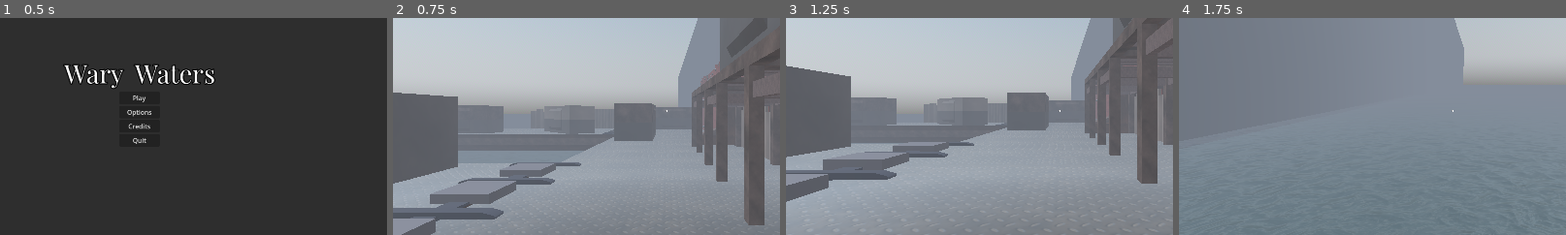
Above: before the commit, frames 1-4 (left to right).
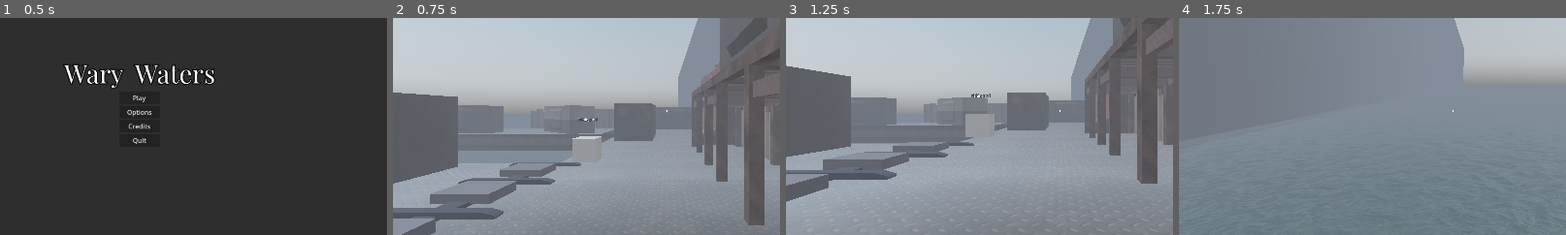
Above: after the commit, the same moments.

Repository: Nazsgull/FPS_Godot
Game: Godot game, scene res://scenes/UI/main_menu.tscn
Two runs of this game, one before a commit and one after it. Both use one fixed random seed, a clock stepped at 60 frames per second and the inputs below.
Inputs (mouse positions are % of the whole screen's width and height, from its top left):
- Up to frame 1 (0.5 s): no input
- Up to frame 2 (0.75 s): click "Play" at 0.5 s
- Up to frame 3 (1.25 s): no input
- Up to frame 4 (1.75 s): tap Enter (ui_accept) at 1.25, 1.52 s; move the mouse to (55, 50) at 1.27 s; hold W (forward) from 1.28 s (still down); tap E (interact) at 1.35 s; click (55, 50) at 1.55 s
The pictures show only the part of the screen within x 15-65%, y 29-78%; the shares and areas given below are measured in that part.

Frame 1 is identical in both runs. In frame 2, 0.5% of the frame differs, in the area x 46-54%, y 45-66%; in frame 3, 0.7%, in the area x 46-54%, y 34-55%; in frame 4, nothing differs.

Commit message:
Más caña

Diff:
--- /dev/null
+++ b/assets/materials/carrete.tres
@@ -0,0 +1,5 @@
+[gd_resource type="StandardMaterial3D" format=3 uid="uid://c3rtur3liyr8i"]
+
+[resource]
+albedo_color = Color(0.442911, 0.442911, 0.442911, 1)
+roughness = 0.4
--- a/scenes/maps/WaryWaters_WallMap.tscn
+++ b/scenes/maps/WaryWaters_WallMap.tscn
@@ -49,6 +49,9 @@
 volumetric_fog_length = 175.0
 volumetric_fog_ambient_inject = 2.0
 
+[sub_resource type="BoxShape3D" id="BoxShape3D_8yaxl"]
+size = Vector3(26.4, 1, 35.5)
+
 [node name="WaryWatersWallMap" type="Node3D"]
 script = ExtResource("1_yaoay")
 
@@ -82,19 +85,27 @@
 [node name="Button_fancy" parent="." instance=ExtResource("5_jhipa")]
 transform = Transform3D(0.241718, -0.43769, 0, 0.43769, 0.241718, 0, 0, 0, 0.5, -67.5166, 8.87538, 18.5)
 
-[node name="Fish_bank" parent="." instance=ExtResource("6_w2flc")]
+[node name="Fish_deposit" parent="." instance=ExtResource("6_w2flc")]
 transform = Transform3D(-4.37114e-08, 0, -1, 0, 1, 0, 1, 0, -4.37114e-08, -68, 9, 17.5)
 
 [node name="GestorTiempo" parent="." instance=ExtResource("7_vtp0w")]
 
 [node name="fishing_rod_pickup" parent="." instance=ExtResource("8_h7lfs")]
-transform = Transform3D(1, 0, 0, 0, 1, 0, 0, 0, 1, -71, 6, 13)
+transform = Transform3D(1, 0, 0, 0, 1, 0, 0, 0, 1, -42.7, 6, 13)
 scene = "res://scenes/objects/wary_waters/fishing_rod_equippable.tscn"
 
 [node name="neriglissar" parent="." instance=ExtResource("9_yqr1e")]
 transform = Transform3D(-4.37114e-08, 0, -1, 0, 1, 0, 1, 0, -4.37114e-08, -33.6, 7, -6.99374e-08)
 
+[node name="Area3D" type="Area3D" parent="neriglissar"]
+collision_layer = 0
+collision_mask = 2048
+
+[node name="CollisionShape3D" type="CollisionShape3D" parent="neriglissar/Area3D"]
+transform = Transform3D(1, 0, 0, 0, 1, 0, 0, 0, 1, 0.300002, -3, 28.25)
+shape = SubResource("BoxShape3D_8yaxl")
+
 [connection signal="interacted" from="Button_fancy" to="Piston" method="_on_button_fancy_interacted"]
-[connection signal="interacted" from="Button_fancy" to="Fish_bank" method="donate_1fish"]
-[connection signal="in_debt_s" from="Fish_bank" to="." method="_on_fish_bank_in_debt_s"]
+[connection signal="interacted" from="Button_fancy" to="Fish_deposit" method="donate_1fish"]
+[connection signal="in_debt_s" from="Fish_deposit" to="." method="_on_fish_bank_in_debt_s"]
 [connection signal="ha_pasado_un_dia" from="GestorTiempo" to="." method="_on_gestor_tiempo_ha_pasado_un_dia"]
--- a/scenes/objects/fishing_rod.tscn
+++ b/scenes/objects/fishing_rod.tscn
@@ -1,7 +1,8 @@
-[gd_scene load_steps=7 format=3 uid="uid://b6lradejrrjqw"]
+[gd_scene load_steps=13 format=3 uid="uid://b6lradejrrjqw"]
 
 [ext_resource type="Script" path="res://scripts/fishing_rod.gd" id="1_v2u0n"]
 [ext_resource type="PackedScene" uid="uid://cxh5b4qwy60ub" path="res://scenes/parts/caña_ww_1.tscn" id="2_fdjqs"]
+[ext_resource type="Material" uid="uid://c3rtur3liyr8i" path="res://assets/materials/carrete.tres" id="3_rpjbp"]
 
 [sub_resource type="Animation" id="Animation_xw21h"]
 length = 0.001
@@ -28,6 +29,18 @@
 "transitions": PackedFloat32Array(1),
 "update": 0,
 "values": [Vector3(0, -0.00872665, 0)]
+}
+tracks/2/type = "value"
+tracks/2/imported = false
+tracks/2/enabled = true
+tracks/2/path = NodePath("Node3D/caña_ww_1/Node3D3:rotation")
+tracks/2/interp = 1
+tracks/2/loop_wrap = true
+tracks/2/keys = {
+"times": PackedFloat32Array(0),
+"transitions": PackedFloat32Array(1),
+"update": 0,
+"values": [Vector3(0, 0, -0.227591)]
 }
 
 [sub_resource type="Animation" id="Animation_p53hm"]
@@ -82,15 +95,109 @@
 "swing": SubResource("Animation_xhc1o")
 }
 
+[sub_resource type="Animation" id="Animation_gmj2o"]
+resource_name = "carrete"
+loop_mode = 2
+tracks/0/type = "value"
+tracks/0/imported = false
+tracks/0/enabled = true
+tracks/0/path = NodePath("Node3D/caña_ww_1/Node3D3:rotation")
+tracks/0/interp = 1
+tracks/0/loop_wrap = true
+tracks/0/keys = {
+"times": PackedFloat32Array(0, 1),
+"transitions": PackedFloat32Array(1, 1),
+"update": 0,
+"values": [Vector3(0, 0, -0.227591), Vector3(0, 0, 0.226893)]
+}
+
+[sub_resource type="Animation" id="Animation_p5wuh"]
+length = 0.001
+tracks/0/type = "value"
+tracks/0/imported = false
+tracks/0/enabled = true
+tracks/0/path = NodePath("Node3D/caña_ww_1/Node3D3:rotation")
+tracks/0/interp = 1
+tracks/0/loop_wrap = true
+tracks/0/keys = {
+"times": PackedFloat32Array(0),
+"transitions": PackedFloat32Array(1),
+"update": 0,
+"values": [Vector3(0, 0, 0.226893)]
+}
+
+[sub_resource type="AnimationLibrary" id="AnimationLibrary_xh1lb"]
+_data = {
+"RESET": SubResource("Animation_p5wuh"),
+"carrete": SubResource("Animation_gmj2o")
+}
+
+[sub_resource type="CylinderMesh" id="CylinderMesh_3xfok"]
+material = ExtResource("3_rpjbp")
+top_radius = 0.003
+bottom_radius = 0.003
+height = 0.49
+
+[sub_resource type="CylinderMesh" id="CylinderMesh_7yd2q"]
+material = ExtResource("3_rpjbp")
+top_radius = 0.003
+bottom_radius = 0.003
+height = 0.4
+radial_segments = 8
+rings = 2
+
 [node name="FishingRod" type="Node3D"]
 script = ExtResource("1_v2u0n")
 
-[node name="anim_player" type="AnimationPlayer" parent="."]
+[node name="anim_player_cana" type="AnimationPlayer" parent="."]
 libraries = {
 "": SubResource("AnimationLibrary_7dlkv")
 }
 
+[node name="anim_player_carrete" type="AnimationPlayer" parent="."]
+libraries = {
+"": SubResource("AnimationLibrary_xh1lb")
+}
+
+[node name="Timer" type="Timer" parent="."]
+wait_time = 4.5
+
 [node name="Node3D" type="Node3D" parent="."]
 
 [node name="caña_ww_1" parent="Node3D" instance=ExtResource("2_fdjqs")]
 transform = Transform3D(0.0499981, 0, -0.000436327, 0, 0.05, 0, 0.000436327, 0, 0.0499981, 0, 0, 0)
+
+[node name="MeshInstance3D2" type="MeshInstance3D" parent="Node3D/caña_ww_1"]
+transform = Transform3D(19.9992, -0.00457173, 0.174471, -5.58794e-09, 19.9931, 0.523889, -0.174531, -0.52387, 19.9923, -0.00773989, 36.8221, -1.56897)
+mesh = SubResource("CylinderMesh_3xfok")
+skeleton = NodePath("../Node3D4")
+
+[node name="MeshInstance3D3" type="MeshInstance3D" parent="Node3D/caña_ww_1"]
+transform = Transform3D(19.9992, -0.00457173, 0.174471, -3.72529e-09, 19.9931, 0.523889, -0.174531, -0.52387, 19.9923, -0.00963958, 45.1299, -1.78666)
+mesh = SubResource("CylinderMesh_3xfok")
+skeleton = NodePath("../Node3D4")
+
+[node name="MeshInstance3D4" type="MeshInstance3D" parent="Node3D/caña_ww_1"]
+transform = Transform3D(19.9992, -0.00946883, 0.174274, -1.49012e-08, 19.9705, 1.08506, -0.17453, -1.08502, 19.9697, -0.0139996, 54.8326, -2.21601)
+mesh = SubResource("CylinderMesh_3xfok")
+skeleton = NodePath("../Node3D4")
+
+[node name="Node3D4" type="Node3D" parent="Node3D/caña_ww_1"]
+transform = Transform3D(19.9992, 0, 0.174531, 0, 20, 0, -0.174531, 0, 19.9992, -0.0128896, 27.2351, -1.42734)
+
+[node name="MeshInstance3D" type="MeshInstance3D" parent="Node3D/caña_ww_1/Node3D4"]
+transform = Transform3D(1, 0, 0, 0, 1, 0, 0, 0, 1, 0, 0, 0)
+mesh = SubResource("CylinderMesh_3xfok")
+
+[node name="Node3D3" type="Node3D" parent="Node3D/caña_ww_1"]
+transform = Transform3D(19.4874, -4.49902, 0, 4.49902, 19.4874, 0, 0, 0, 20, -0.0110759, 22.4017, -1.49252)
+
+[node name="MeshInstance3D" type="MeshInstance3D" parent="Node3D/caña_ww_1/Node3D3"]
+transform = Transform3D(1, 1.49012e-08, 0, 0, 0.972926, -0.23112, 0, 0.23112, 0.972925, 0, -0.192495, -0.0446229)
+mesh = SubResource("CylinderMesh_7yd2q")
+skeleton = NodePath("../../../..")
+
+[node name="Marker3D" type="Marker3D" parent="."]
+transform = Transform3D(1, 0, 0, 0, 1, 0, 0, 0, 1, 0, 5.06536, 0.48969)
+
+[connection signal="timeout" from="Timer" to="." method="_on_timer_timeout"]
--- /dev/null
+++ b/scenes/objects/wary_waters/cebo.tscn
@@ -0,0 +1,42 @@
+[gd_scene load_steps=7 format=3 uid="uid://cv8hxcny6co73"]
+
+[ext_resource type="Material" uid="uid://b6dmndnuvfqv2" path="res://assets/materials/red_glowy.tres" id="1_xnspw"]
+
+[sub_resource type="PhysicsMaterial" id="PhysicsMaterial_mk7fq"]
+rough = true
+
+[sub_resource type="SphereMesh" id="SphereMesh_uvnh6"]
+radius = 0.05
+height = 0.2
+
+[sub_resource type="CylinderMesh" id="CylinderMesh_8kp2g"]
+material = ExtResource("1_xnspw")
+top_radius = 0.05
+bottom_radius = 0.05
+height = 0.02
+
+[sub_resource type="BoxMesh" id="BoxMesh_4xf48"]
+size = Vector3(0.02, 0.03, 0.01)
+
+[sub_resource type="BoxShape3D" id="BoxShape3D_esu84"]
+size = Vector3(0.1, 0.2, 0.1)
+
+[node name="RB_Cebo" type="RigidBody3D"]
+physics_material_override = SubResource("PhysicsMaterial_mk7fq")
+center_of_mass_mode = 1
+center_of_mass = Vector3(0, -0.95, 0)
+continuous_cd = true
+
+[node name="MeshInstance3D" type="MeshInstance3D" parent="."]
+mesh = SubResource("SphereMesh_uvnh6")
+
+[node name="MeshInstance3D2" type="MeshInstance3D" parent="."]
+transform = Transform3D(1, 0, 0, 0, 1, 0, 0, 0, 1, 0, -0.02, 0)
+mesh = SubResource("CylinderMesh_8kp2g")
+
+[node name="MeshInstance3D3" type="MeshInstance3D" parent="."]
+transform = Transform3D(1, 0, 0, 0, 1, 0, 0, 0, 1, 0, 0.107123, 0)
+mesh = SubResource("BoxMesh_4xf48")
+
+[node name="CollisionShape3D" type="CollisionShape3D" parent="."]
+shape = SubResource("BoxShape3D_esu84")
--- a/scenes/objects/wary_waters/fishing_rod_pickup.tscn
+++ b/scenes/objects/wary_waters/fishing_rod_pickup.tscn
@@ -1,7 +1,78 @@
-[gd_scene load_steps=2 format=3 uid="uid://bsidce2fpxi8m"]
+[gd_scene load_steps=5 format=3 uid="uid://bsidce2fpxi8m"]
 
 [ext_resource type="PackedScene" uid="uid://p3glnphhxh3o" path="res://scenes/objects/Abstract/base_pickup.tscn" id="1_4bkk8"]
+
+[sub_resource type="Animation" id="Animation_kmq85"]
+resource_name = "3D_Label_flow"
+length = 3.0
+loop_mode = 1
+tracks/0/type = "value"
+tracks/0/imported = false
+tracks/0/enabled = true
+tracks/0/path = NodePath("Label3D:position")
+tracks/0/interp = 1
+tracks/0/loop_wrap = true
+tracks/0/keys = {
+"times": PackedFloat32Array(0, 1, 2, 3),
+"transitions": PackedFloat32Array(1, 1, 1, 1),
+"update": 0,
+"values": [Vector3(0, 1, 0), Vector3(0, 1.3, 0), Vector3(0, 1, 0), Vector3(0, 1, 0)]
+}
+tracks/1/type = "value"
+tracks/1/imported = false
+tracks/1/enabled = true
+tracks/1/path = NodePath("Label3D:rotation")
+tracks/1/interp = 1
+tracks/1/loop_wrap = true
+tracks/1/keys = {
+"times": PackedFloat32Array(0, 1, 2),
+"transitions": PackedFloat32Array(1, 1, 1),
+"update": 0,
+"values": [Vector3(0, 0, 0), Vector3(0, 0, 0), Vector3(0, 1.5708, 0)]
+}
+
+[sub_resource type="Animation" id="Animation_yadeg"]
+length = 0.001
+tracks/0/type = "value"
+tracks/0/imported = false
+tracks/0/enabled = true
+tracks/0/path = NodePath("Label3D:position")
+tracks/0/interp = 1
+tracks/0/loop_wrap = true
+tracks/0/keys = {
+"times": PackedFloat32Array(0),
+"transitions": PackedFloat32Array(1),
+"update": 0,
+"values": [Vector3(0, 1.3, 0)]
+}
+tracks/1/type = "value"
+tracks/1/imported = false
+tracks/1/enabled = true
+tracks/1/path = NodePath("Label3D:rotation")
+tracks/1/interp = 1
+tracks/1/loop_wrap = true
+tracks/1/keys = {
+"times": PackedFloat32Array(0),
+"transitions": PackedFloat32Array(1),
+"update": 0,
+"values": [Vector3(0, 0, 0)]
+}
+
+[sub_resource type="AnimationLibrary" id="AnimationLibrary_hjjab"]
+_data = {
+"3D_Label_flow": SubResource("Animation_kmq85"),
+"RESET": SubResource("Animation_yadeg")
+}
 
 [node name="fishing_rod_pickup" instance=ExtResource("1_4bkk8")]
 
 [node name="CSGBox3D" type="CSGBox3D" parent="Area3D/CollisionShape3D" index="0"]
+
+[node name="Label3D" type="Label3D" parent="." index="3"]
+transform = Transform3D(1, 0, 0, 0, 1, 0, 0, 0, 1, 0, 1.3, 0)
+text = "Fishing rod"
+
+[node name="AnimationPlayer" type="AnimationPlayer" parent="." index="4"]
+libraries = {
+"": SubResource("AnimationLibrary_hjjab")
+}
--- /dev/null
+++ b/scenes/objects/wire.tscn
@@ -0,0 +1,3 @@
+[gd_scene format=3 uid="uid://b1kfg10q2lavn"]
+
+[node name="Node3D" type="Node3D"]
--- /dev/null
+++ b/scenes/parts/wire_segment.tscn
@@ -0,0 +1,20 @@
+[gd_scene load_steps=4 format=3 uid="uid://cpxnyg7juvm0"]
+
+[sub_resource type="StandardMaterial3D" id="StandardMaterial3D_gi8xv"]
+albedo_color = Color(0, 0, 0, 1)
+
+[sub_resource type="CapsuleMesh" id="CapsuleMesh_7xng7"]
+material = SubResource("StandardMaterial3D_gi8xv")
+
+[sub_resource type="CapsuleShape3D" id="CapsuleShape3D_4xhhe"]
+height = 1.4609
+
+[node name="Node3D" type="Node3D"]
+
+[node name="MeshInstance3D" type="MeshInstance3D" parent="."]
+mesh = SubResource("CapsuleMesh_7xng7")
+
+[node name="Area3D" type="Area3D" parent="MeshInstance3D"]
+
+[node name="CollisionShape3D" type="CollisionShape3D" parent="MeshInstance3D/Area3D"]
+shape = SubResource("CapsuleShape3D_4xhhe")
--- a/scripts/WaryWaters_WallMap.gd
+++ b/scripts/WaryWaters_WallMap.gd
@@ -1,7 +1,7 @@
 extends Node3D
 
 @onready var piston = $Piston
-@onready var fish_bank = $Fish_bank
+@onready var fish_deposit = $Fish_deposit
 
 # Called when the node enters the scene tree for the first time.
 func _ready():
@@ -14,4 +14,4 @@
 
 
 func _on_gestor_tiempo_ha_pasado_un_dia():
-	fish_bank.day_pass()
+	fish_deposit.day_pass()
--- a/scripts/fishing_rod.gd
+++ b/scripts/fishing_rod.gd
@@ -3,7 +3,20 @@
 #Creo esto para luego poder llamarlo al conectar las señales a esos métodos
 var _callable_pause = Callable(self,"handle_pause")
 var _callable_unpause = Callable(self,"handle_unpause")
-@onready var anim_player = $anim_player
+
+var cebo_scene = preload("res://scenes/objects/wary_waters/cebo.tscn")
+
+@onready var anim_player_cana = $anim_player_cana
+@onready var anim_player_carrete = $anim_player_carrete
+@onready var timer = $Timer
+@onready var marker_3d = $Marker3D
+@onready var player = Messenger.player
+
+var force = -10
+var upDirection = 3.5
+var canThrow = true
+
+
 
 # Called when the node enters the scene tree for the first time.
 # Conecto las señales a los métodos (declarados arriba)
@@ -24,8 +37,26 @@
 
 func _physics_process(_delta):
 	if !paused:
-		if Input.is_action_just_pressed("main_action"):
-			anim_player.play("swing")
+		if Input.is_action_just_pressed("main_action") and canThrow:
+			anim_player_cana.play("swing")
 
-		if Input.is_action_just_released("main_action"):
-			anim_player.play("launch")
+
+
+		if Input.is_action_just_released("main_action") and canThrow:
+			anim_player_cana.play("launch")
+			anim_player_carrete.play("carrete")
+			canThrow = false
+			_cebo_launch()
+			timer.start()
+
+func _cebo_launch():
+	var cebo_ins = cebo_scene.instantiate()
+	cebo_ins.position = marker_3d.get_global_position()
+	get_tree().current_scene.add_child(cebo_ins)
+	var playerRotation = player.get_global_transform().basis.z.normalized()
+
+	cebo_ins.apply_central_impulse(playerRotation * force + Vector3(0,upDirection,0))
+
+func _on_timer_timeout():
+	anim_player_carrete.stop(true)
+	canThrow = true
--- a/scripts/global/Messenger.gd
+++ b/scripts/global/Messenger.gd
@@ -1,4 +1,6 @@
 extends Node
+
+var player
 
 signal LANZAMIENTO_CAÑA(id:String)
 
--- a/scripts/player.gd
+++ b/scripts/player.gd
@@ -52,9 +52,11 @@
 @onready var fishcount_updater = $fishcount_updater
 
 func _ready():
+	Messenger.player = self
 	if capture_mouse:
 		Input.set_mouse_mode(Input.MOUSE_MODE_CAPTURED)
 	fishcount_updater.start()
+
 
 func handle_pickup(scene_path:String):
 	equippables_bar.add_tool(scene_path)
Not shown: 1 places in scenes/maps/WaryWaters_WallMap.tscn that only renumber resources
Not shown, added: scenes/objects/fisC03A.tmp
